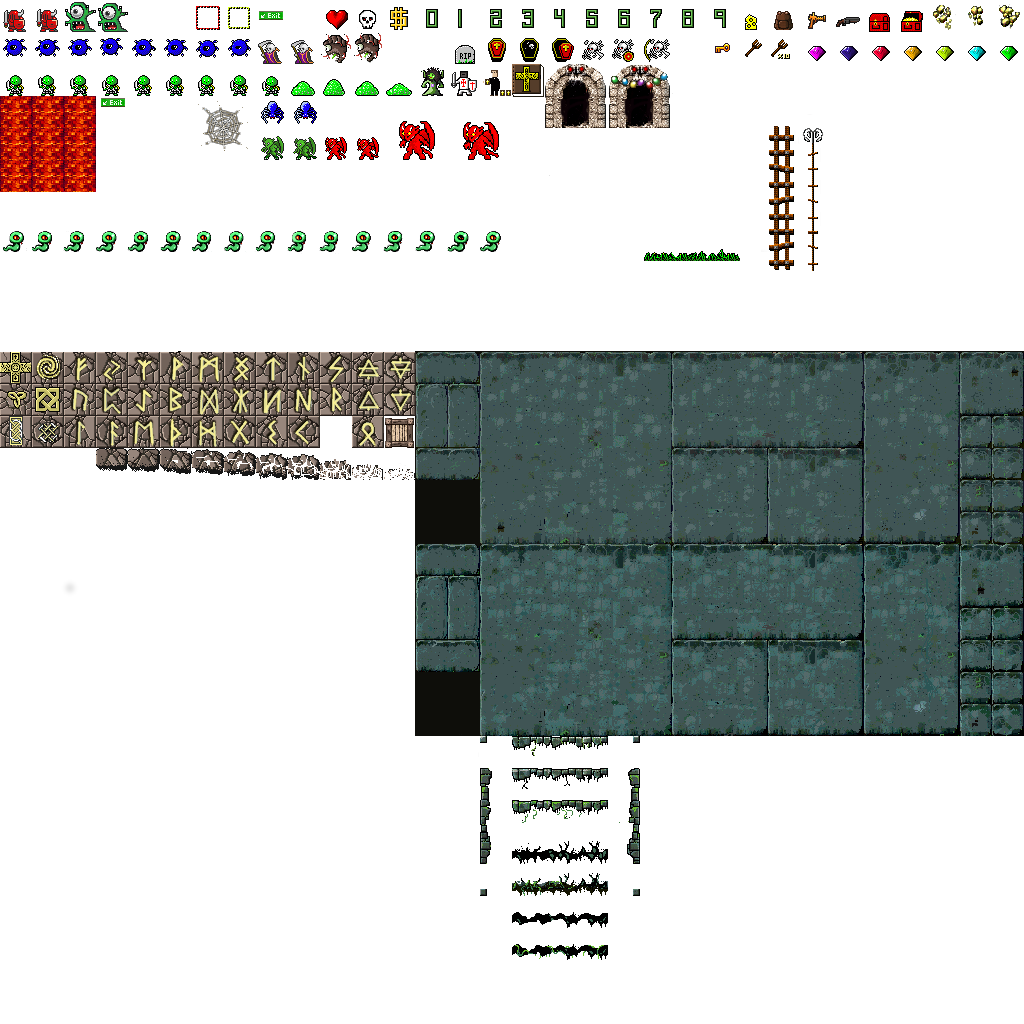
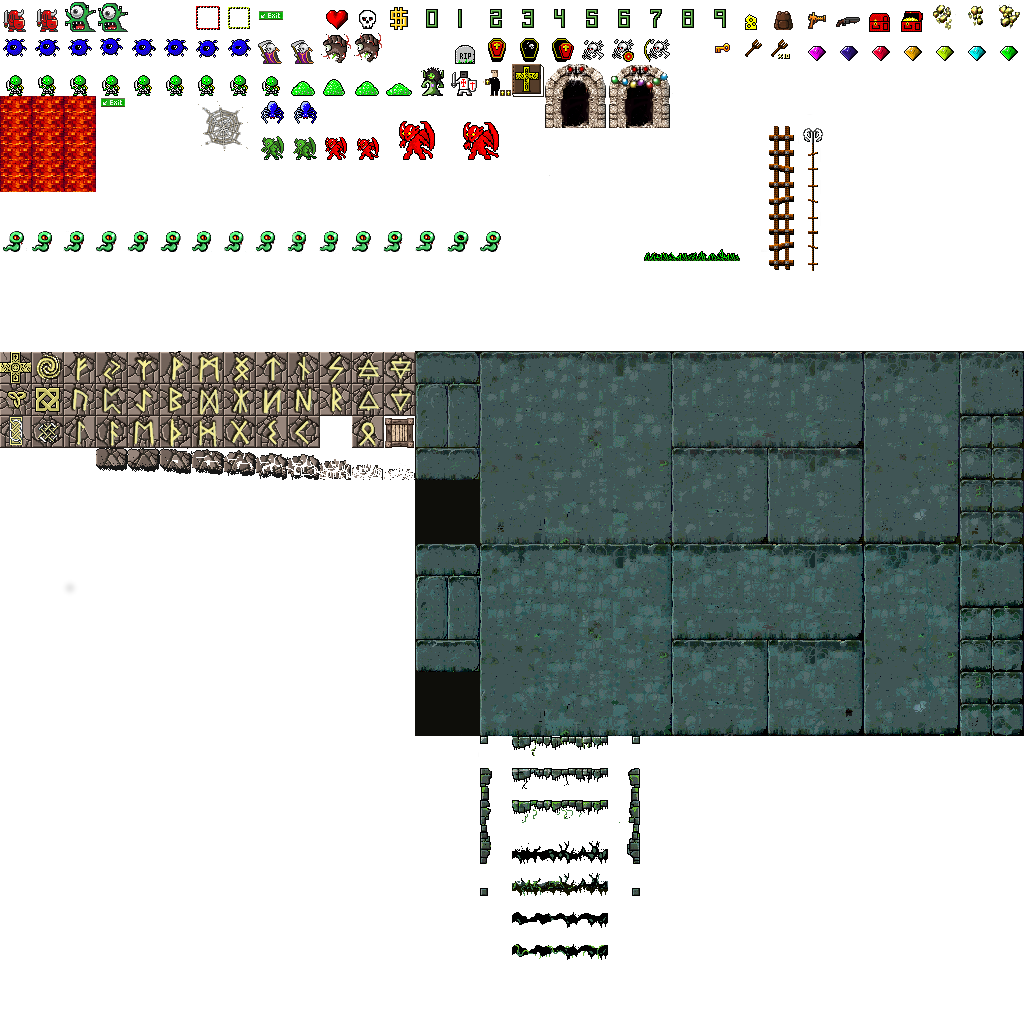
Layer changes from the first 1024 × 1024 image to the second:
painted on "r" over (x1=472, y1=366, x2=1017, y2=896)
